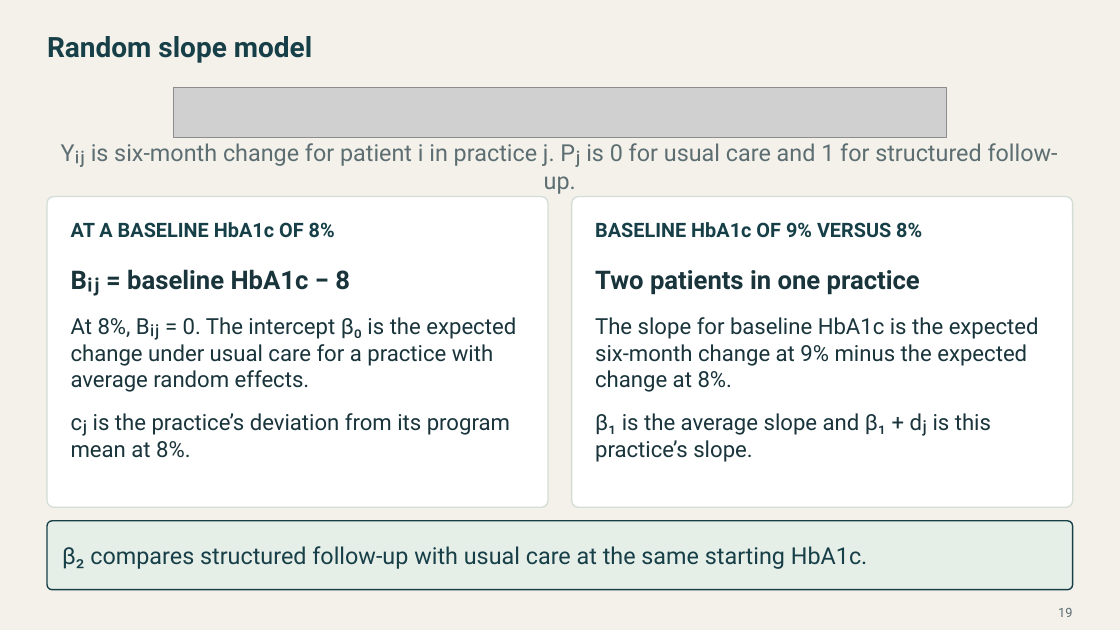
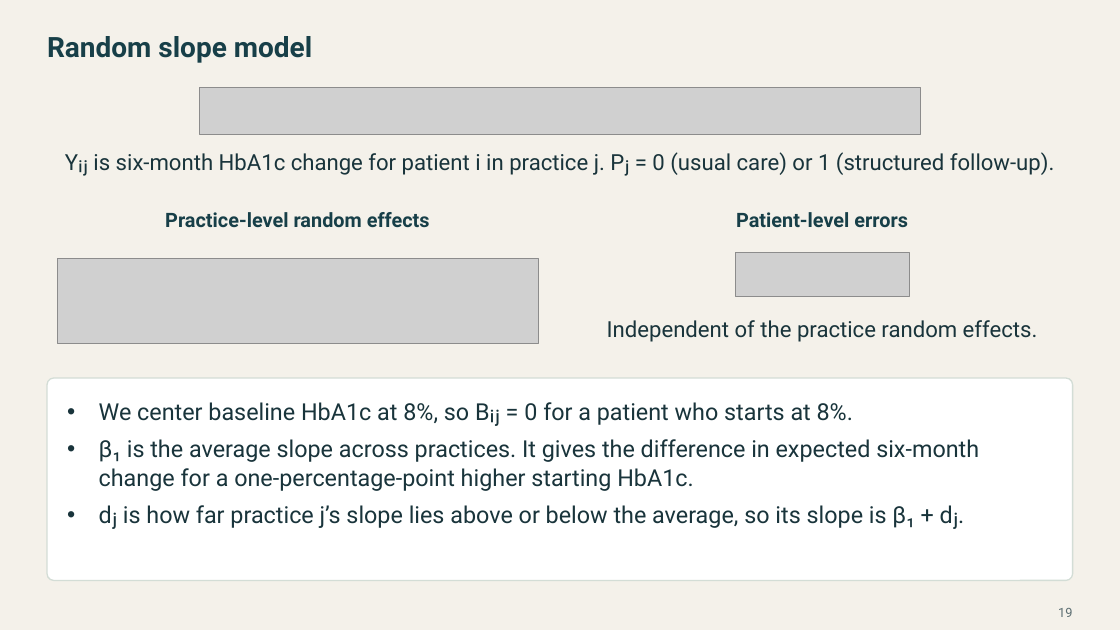
Before and after one commit to Postmus/BeyondMLR, a slide deck: slide 19 of lectures_2627/week3/Beyond_MLR_Week_3.pptx. Drawn at 1120x630 pixels with LibreOffice and Linux fonts; fonts in the diff are those of the drawing; grey boxes stand for pictures. Boxes give left, top, right and bottom in pixels: in the first picture for what was removed or moved away, otherwise in the second. Text is boxed around its words. In the diff, an @@ line names an element or a change of style, - is before the commit and + after.

```diff
--- a/lectures_2627/week3/Beyond_MLR_Week_3.pptx
+++ b/lectures_2627/week3/Beyond_MLR_Week_3.pptx
@@ picture: place and size @@
-picture at <box>173,87,946,138</box>
+picture at <box>199,87,921,134</box>
@@ text at <box>65,152,1055,176</box>: text changed; size 20 to 19 pt; text colour #5C6E72 to #19343B @@
-Yᵢⱼ is six-month change for patient i in practice j. Pⱼ is 0 for usual care and 1 for structured follow-up.
+Yᵢⱼ is six-month HbA1c change for patient i in practice j. Pⱼ = 0 (usual care) or 1 (structured follow-up).
@@ rounded rectangle removed at <box>47,197,548,507</box> @@
@@ text removed at <box>71,222,335,238</box> @@
-AT A BASELINE HbA1c OF 8%
@@ text added at <box>165,212,430,227</box>, 17 pt, text #173F48, bold @@
+Practice-level random effects
@@ text added at <box>736,212,908,227</box>, 17 pt, text #173F48, bold @@
+Patient-level errors
@@ picture added at <box>57,258,538,344</box> @@
@@ text removed at <box>71,269,350,296</box> @@
-Bᵢⱼ = baseline HbA1c − 8
@@ picture added at <box>735,253,909,297</box> @@
@@ text removed at <box>595,270,920,295</box> @@
-Two patients in one practice
@@ text removed at <box>71,317,516,392</box> @@
-At 8%, Bᵢⱼ = 0. The intercept β₀ is the expected change under usual care for a practice with average random effects.
@@ text "Independent of the practice random ..." at <box>607,320,1038,342</box>: vertical alignment top to middle @@
@@ text removed at <box>595,317,1039,392</box> @@
-The slope for baseline HbA1c is the expected six-month change at 9% minus the expected change at 8%.
@@ text at <box>607,320,1038,342</box>: text changed @@
-cⱼ is the practice’s deviation from its program mean at 8%.
+Independent of the practice random effects.
@@ rounded rectangle: place and size @@
-rounded rectangle at <box>571,197,1072,507</box>
+rounded rectangle at <box>47,378,1073,581</box>
@@ rounded rectangle at <box>47,378,1073,581</box>: proportions changed @@
@@ text "We center baseline HbA1c at ..." at <box>99,402,979,529</box>: vertical alignment middle to top @@
@@ text at <box>99,402,979,529</box>: text changed; size 17 to 20 pt; text colour #173F48 to #19343B; bold off @@
-BASELINE HbA1c OF 9% VERSUS 8%
+• We center baseline HbA1c at 8%, so Bᵢⱼ = 0 for a patient who starts at 8%.
+• β₁ is the average slope across practices. It gives the difference in expected six-month change for a one-percentage-point higher starting HbA1c.
+• dⱼ is how far practice j’s slope lies above or below the average, so its slope is β₁ + dⱼ.
@@ text removed at <box>595,413,991,462</box> @@
-β₁ is the average slope and β₁ + dⱼ is this practice’s slope.
@@ rounded rectangle removed at <box>47,521,1073,590</box> @@
@@ text removed at <box>62,546,868,569</box> @@
-β₂ compares structured follow-up with usual care at the same starting HbA1c.
```
Also in this commit, not shown: 10 other slides changed, 1 slide added, 1 slide removed, 13 other files.
